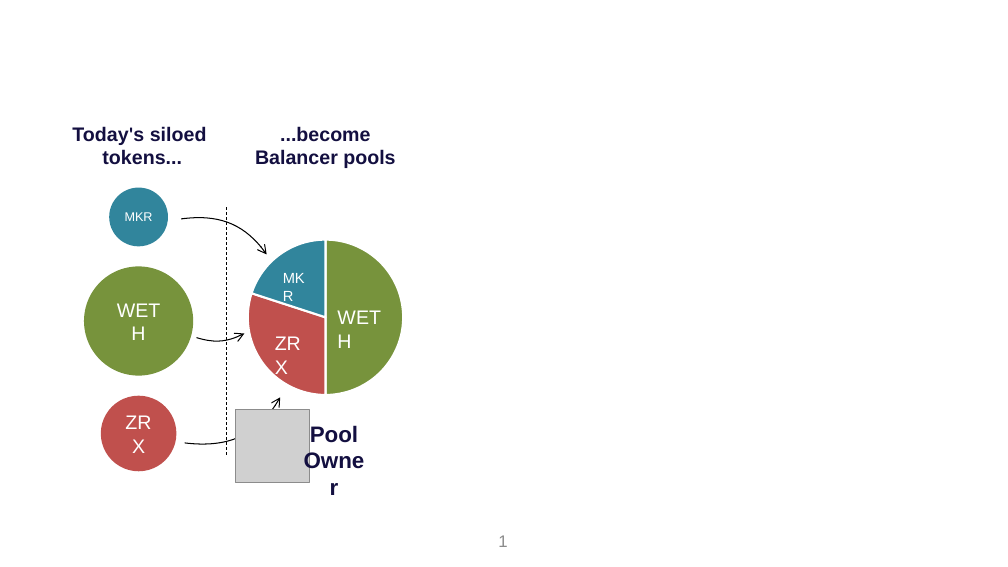
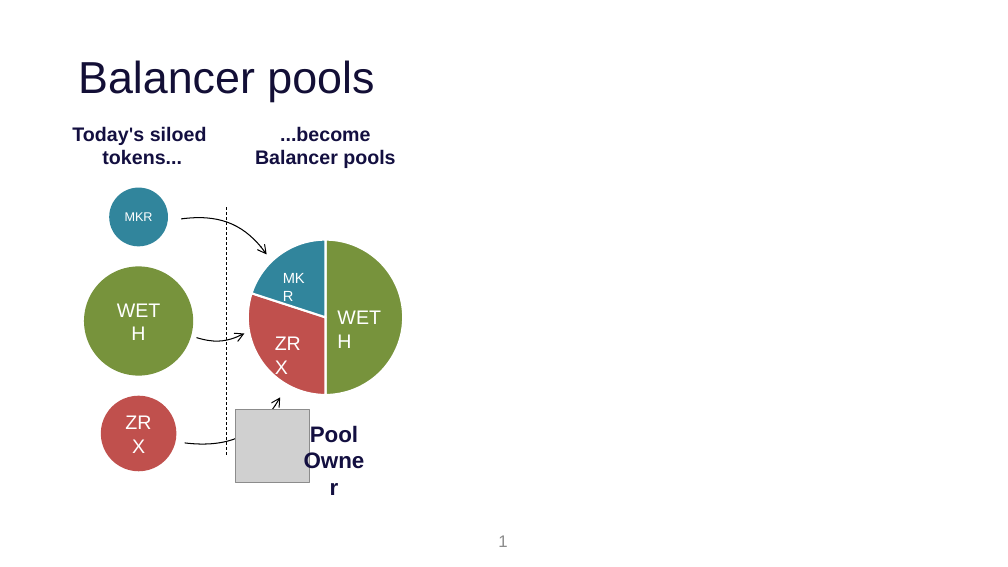
Before and after one commit to balancer/balancer-core, a slide deck: slide 1 of doc/whitepaper/images/images_source.pptx. Drawn at 1008x567 pixels with LibreOffice and Linux fonts; fonts in the diff are those of the drawing; grey boxes stand for pictures; background and template pictures are left out. Boxes give left, top, right and bottom in pixels: in the first picture for what was removed or moved away, otherwise in the second. Text is boxed around its words. In the diff, an @@ line names an element or a change of style, - is before the commit and + after.

```diff
--- a/doc/whitepaper/images/images_source.pptx
+++ b/doc/whitepaper/images/images_source.pptx
@@ title added at [78,60,374,102], 32 pt, text #130F36 @@
+Balancer pools
```
Also in this commit, not shown: 1 slide removed, 3 other files.
